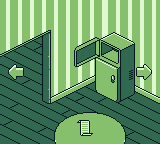
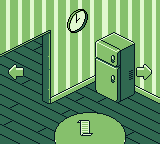
Before/after of a 160 x 144 layered artwork. What changed in the layer stack:
added layer "Clock" above "Arrows" over [67, 9, 88, 33]
hid "FreezerOpen" over [74, 32, 120, 68]
showed "Refrigerator" over [95, 37, 120, 68]
